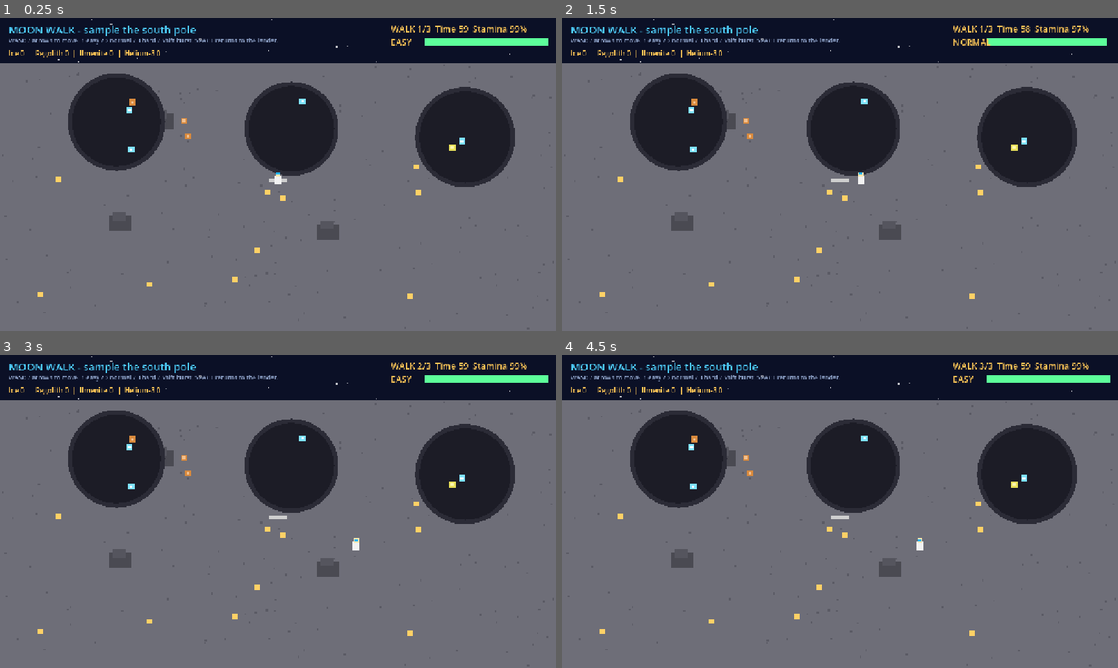
Above: before the commit, frames 1-4 (two rows, left to right).
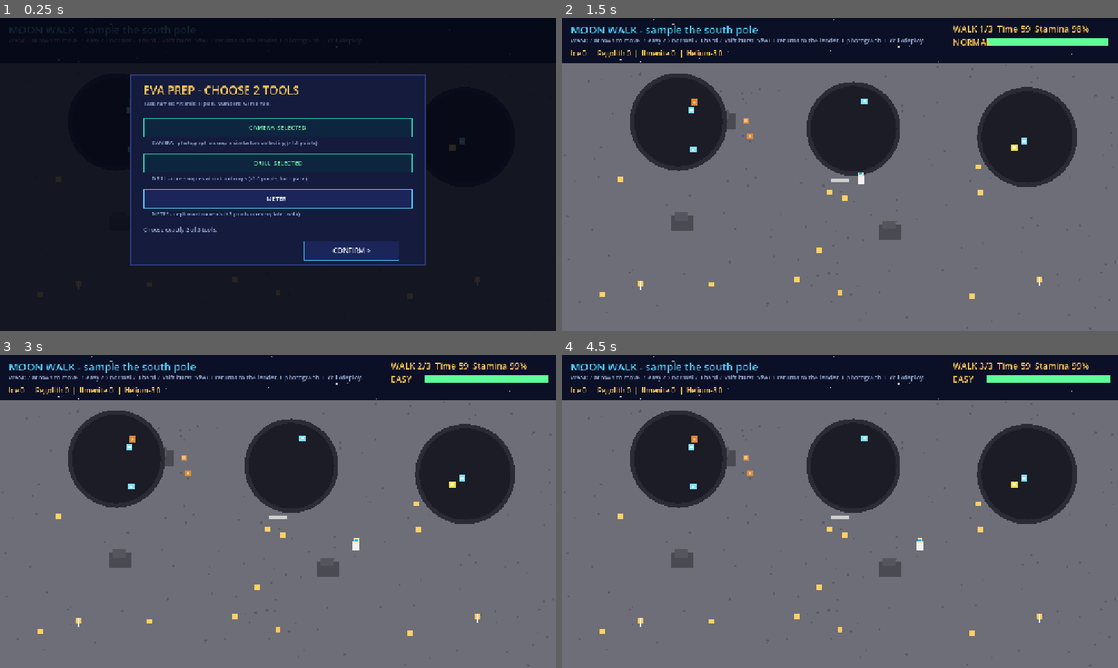
Above: after the commit, the same moments.

Repository: naphatfourt53-crypto/OG-frontier
Game: Godot game, scene res://scenes/explore.tscn
Two runs of this game, one before a commit and one after it. Both use one fixed random seed, a clock stepped at 60 frames per second and the inputs below. This scene is started directly instead of the project's main scene. Sound files missing from this copy of the repository are replaced by a short silence.
Inputs (mouse positions are in pixels of both pictures, inside the frame that each line leads up to):
- Up to frame 1 (0.25 s): no input
- Up to frame 2 (1.5 s): click (912, 249) at 0.5 s, where only the run after the commit has a clickable "CONFIRM >"; tap Enter (ui_accept) at 1.25 s; move the mouse to (962, 158) at 1.27 s; hold D from 1.28 s (still down); hold E from 1.28 s (still down); click (962, 158) at 1.42 s
- Up to frame 3 (3 s): tap Enter (ui_accept) at 1.52, 2.27 s; tap F at 1.55, 2.1 s; move the mouse to (166, 527) at 2.02 s; release D at 2.03 s; release E at 2.03 s; hold S 2.03-2.75 s; click (166, 527) at 2.17 s; tap Space at 2.3 s; click "NEXT WALK 2/3 >" at 2.75 s
- Up to frame 4 (4.5 s): tap Enter (ui_accept) at 3.5 s; move the mouse to (895, 442) at 3.52 s; hold D 3.53-4.25 s; hold Space 3.53-4.25 s; click (895, 442) at 3.67 s; tap E at 3.8 s; click "NEXT WALK 3/3 >" at 4.25 s

The runs differ from the first frame. In frame 1, 77% of the frame differs, in the area x 0-100%, y 0-100%; in frame 2, 0.2%; in frame 3, 0.2%; in frame 4, 0.2%.

Commit message:
feat(eva): T18 document/core/deploy tasks, sample mass, jettison panel
- prep panel before walk 1: pick 2 of 3 tools (camera/drill/meter)
- F near a sample photographs it (hold 2 s) -> x1.5 points on pickup
- E at an outcrop drills a core (hold 5 s, hard pace) -> 2x regolith pts
- E at a deploy site places an instrument (hold 4 s) -> +3 pts on every
  later walk; sites and drill marks drawn on the surface
- sample mass = pieces x sample_kg_per_piece (5 kg, game rule) enters
  dry mass via finish_explore before the return burn
- jettison panel after walk 3 drops whole resource types (loses points)
- report lists samples returned, instrument deploys, points by walk
- screenshots 22_rest_panel + 23_prep_panel (23 shots total)

Diff:
--- a/data/activities.json
+++ b/data/activities.json
@@ -38,11 +38,13 @@
         "deploy":   { "time_s": 4, "points_per_later_eva": 3 }
       },
       "rover": { "key": "R", "speed_multiplier": 2.0, "battery_s": 45, "blocked_in_craters": true },
-      "sample_return_mass_penalty": true
+      "sample_return_mass_penalty": true,
+      "sample_kg_per_piece": 5.0
     }
   },
   "tags": {
     "real_basis": "real",
-    "game": "game"
+    "game": "game",
+    "game.surface.sample_kg_per_piece": "game"
   }
 }
--- a/scripts/explore.gd
+++ b/scripts/explore.gd
@@ -30,6 +30,22 @@
 var total_btu: float = 0.0
 var _life_name: String = "Open-loop"
 var _time_mult: float = 1.0
+# T18 surface tasks
+var in_prep: bool = false
+var tools: Array = ["camera", "drill"]
+var hold_kind: String = ""
+var task_hold: float = 0.0
+var hold_idx: int = -1
+var core_done: Array = []
+var deploy_sites: Array = []
+var deploy_used: Array = []
+var deployed_count: int = 0
+var jettison_open: bool = false
+var keep_flags: Dictionary = {"ice": true, "regolith": true, "ilmenite": true, "helium3": true}
+var _final_reason: String = "The EVA clock ran out."
+
+const DOC_RANGE := 40.0
+const TASK_RANGE := 60.0
 
 const GROUND_TOP := 104.0
 const SPEED := 240.0
@@ -67,14 +83,151 @@
 	overlay.mouse_filter = Control.MOUSE_FILTER_IGNORE
 	add_child(overlay)
 	Pix.lbl(ui, "MOON WALK - sample the south pole", Vector2(20, 10), Vector2(700, 32), 24, Pix.EDGE)
-	Pix.lbl(ui, "WASD / arrows to move. 1 easy / 2 normal / 3 hard / Shift burst. SPACE returns to the lander.",
-		Vector2(20, 42), Vector2(900, 22), 14, Pix.DIM)
+	Pix.lbl(ui, "WASD / arrows to move. 1 easy / 2 normal / 3 hard / Shift burst. SPACE returns to the lander. F photograph  E drill/deploy.",
+		Vector2(20, 42), Vector2(1100, 22), 14, Pix.DIM)
 	count_label = Pix.lbl(ui, "", Vector2(20, 70), Vector2(760, 24), 16, Pix.WARN)
 	hud_label = Pix.lbl(ui, "", Vector2(900, 10), Vector2(360, 28), 20, Pix.WARN)
 	hud_label.mouse_filter = Control.MOUSE_FILTER_STOP  # so the tooltip can show
 	hud_label.tooltip_text = "Game model. Burn rates come from Apollo and ISS suit data; capacity tiers above Open-loop are game values."
 	info = Pix.lbl(ui, "", Vector2(760, 66), Vector2(500, 30), 14, Pix.DIM)
+	deploy_sites = [Vector2(180, 620), Vector2(640, 640), Vector2(1100, 610)]
+	_show_prep_panel()
+
+# ---------- T18 surface tasks ----------
+
+func _show_prep_panel() -> void:
+	in_prep = true
+	done = true  # freeze the walk behind the panel
+	Pix.clear(overlay)
+	var dim := ColorRect.new()
+	dim.color = Color(0.02, 0.03, 0.08, 0.86)
+	dim.position = Vector2.ZERO
+	dim.size = Vector2(1280, 720)
+	dim.mouse_filter = Control.MOUSE_FILTER_STOP
+	overlay.add_child(dim)
+	Pix.panel(overlay, Vector2(300, 130), Vector2(680, 440))
+	Pix.lbl(overlay, "EVA PREP - CHOOSE 2 TOOLS", Vector2(330, 148), Vector2(620, 36), 26, Pix.WARN)
+	Pix.lbl(overlay, "Task names: Artemis III plan. Numbers: Game rule.", Vector2(330, 188), Vector2(620, 22), 12, Pix.DIM)
+	var descs := {
+		"camera": "CAMERA - photograph a sample site before collecting (x1.5 points)",
+		"drill": "DRILL - core samples at rock outcrops (x2.0 points, hard pace)",
+		"meter": "METER - deploy instruments (+3 points on every later walk)"
+	}
+	var y := 230.0
+	for tool in ["camera", "drill", "meter"]:
+		var t: String = tool
+		var b := Pix.btn(overlay, "%s  %s" % [t.to_upper(), "SELECTED" if t in tools else ""],
+			Vector2(330, y), Vector2(620, 44), func(): _toggle_tool(t))
+		b.add_theme_font_size_override("font_size", 14)
+		if t in tools:
+			b.modulate = Color(0.5, 1.0, 0.7)
+		Pix.lbl(overlay, String(descs[t]), Vector2(350, y + 48), Vector2(580, 20), 12, Pix.DIM)
+		y += 82.0
+	Pix.lbl(overlay, "Choose exactly 2 of 3 tools.", Vector2(330, 478), Vector2(620, 20), 13, Pix.DIM)
+	Pix.btn(overlay, "CONFIRM >", Vector2(700, 512), Vector2(220, 46), confirm_prep)
+
+func _toggle_tool(t: String) -> void:
+	if t in tools:
+		if tools.size() > 1:
+			tools.erase(t)
+	elif tools.size() < 2:
+		tools.append(t)
+	_show_prep_panel()
+
+func confirm_prep() -> void:
+	if tools.size() != 2:
+		return
+	in_prep = false
+	Pix.clear(overlay)
 	begin_walk()
+
+func _nearest_item(radius: float) -> int:
+	var best := -1
+	var best_d := radius
+	for i in items.size():
+		var it: Dictionary = items[i]
+		if pl.distance_to(it["pos"]) < best_d:
+			best_d = pl.distance_to(it["pos"])
+			best = i
+	return best
+
+func _nearest_outcrop(radius: float) -> int:
+	var best := -1
+	var best_d := radius
+	for i in outcrops.size():
+		if i in core_done:
+			continue
+		if pl.distance_to(outcrops[i]) < best_d:
+			best_d = pl.distance_to(outcrops[i])
+			best = i
+	return best
+
+func _nearest_deploy_site(radius: float) -> int:
+	var best := -1
+	var best_d := radius
+	for i in deploy_sites.size():
+		if i in deploy_used:
+			continue
+		if pl.distance_to(deploy_sites[i]) < best_d:
+			best_d = pl.distance_to(deploy_sites[i])
+			best = i
+	return best
+
+func _task_seconds(kind: String) -> float:
+	return float(GameState.activities()["game"]["surface"]["tasks"][kind]["time_s"])
+
+func _start_hold(kind: String, idx: int) -> void:
+	hold_kind = kind
+	hold_idx = idx
+	task_hold = 0.0
+
+func _process_hold(delta: float) -> void:
+	task_hold += delta
+	var pace := "hard" if hold_kind == "core" else "easy"
+	var applied := suit.step(delta, pace, false)
+	hud_label.text = "WALK %d/%d  Time %02d  Stamina %d%%  %s" % [
+		walk_idx, walks_total, int(maxf(0.0, t_left)), int(suit.fraction() * 100.0), String(applied).to_upper()]
+	var label: String = {"document": "Photographing", "core": "Drilling core", "deploy": "Deploying"}.get(hold_kind, "Working")
+	info.text = "%s... %d%%" % [label, int(minf(1.0, task_hold / _task_seconds(hold_kind)) * 100.0)]
+	if task_hold >= _task_seconds(hold_kind):
+		_complete_hold()
+
+func _complete_hold() -> void:
+	match hold_kind:
+		"document":
+			if hold_idx >= 0 and hold_idx < items.size():
+				items[hold_idx]["documented"] = true
+				info.text = "Sample site photographed. Collect it for x1.5 points."
+		"core":
+			if hold_idx >= 0 and hold_idx < outcrops.size() and not (hold_idx in core_done):
+				core_done.append(hold_idx)
+				var bonus := 2.0 * float(res["regolith"]["pts"])
+				points += bonus
+				info.text = "Core sample drilled: +%d pts." % int(bonus)
+		"deploy":
+			if hold_idx >= 0 and hold_idx < deploy_sites.size() and not (hold_idx in deploy_used):
+				deploy_used.append(hold_idx)
+				deployed_count += 1
+				info.text = "Instrument deployed. +3 pts on every later walk."
+	hold_kind = ""
+	task_hold = 0.0
+	hold_idx = -1
+
+func _check_hold_keys() -> void:
+	if Input.is_key_pressed(KEY_E):
+		var site := _nearest_deploy_site(TASK_RANGE)
+		if site >= 0:
+			_start_hold("deploy", site)
+			return
+		var outcrop := _nearest_outcrop(TASK_RANGE)
+		if outcrop >= 0 and "drill" in tools:
+			_start_hold("core", outcrop)
+			return
+	if Input.is_key_pressed(KEY_F):
+		if "camera" in tools:
+			var it := _nearest_item(DOC_RANGE)
+			if it >= 0 and not bool(items[it].get("documented", false)):
+				_start_hold("document", it)
 
 # ---------- T18 walk lifecycle ----------
 
@@ -83,9 +236,16 @@
 	in_rest = false
 	in_final = false
 	done = false
+	jettison_open = false
 	Pix.clear(overlay)
+	core_done.clear()
 	t_left = GameState.eva_seconds * _time_mult
 	t_total = t_left
+	if walk_idx > 1:
+		var bonus := deployed_count * int(GameState.activities()["game"]["surface"]["tasks"]["deploy"]["points_per_later_eva"])
+		points += float(bonus)
+		if bonus > 0:
+			info.text = "Deployed instruments: +%d pts this walk." % bonus
 	_walk_start_pts = points
 	suit = Stamina.create(_life_name, GameState.has_module("exercise"), GameState.stamina_capacity_mult())
 
@@ -93,10 +253,14 @@
 	if done:
 		return
 	done = true
+	hold_kind = ""
+	task_hold = 0.0
+	hold_idx = -1
 	var elapsed := clampf(t_total - maxf(0.0, t_left), 0.0, t_total)
 	total_elapsed += elapsed
 	total_btu += suit.capacity_btu - suit.energy_btu
 	walk_points.append(points - _walk_start_pts)
+	_final_reason = reason
 	if walk_idx < walks_total:
 		_show_rest_panel(reason)
 	else:
@@ -146,9 +310,64 @@
 		Pix.lbl(overlay, "%s  x%d  = %d pts" % [String(res[k]["name"]), int(counts.get(k, 0)), int(counts.get(k, 0)) * int(res[k]["pts"])],
 			Vector2(370, y), Vector2(300, 22), 15, Pix.DIM)
 		y += 22.0
-	Pix.btn(overlay, "BACK TO SHIP >", Vector2(370, 448), Vector2(260, 50), func():
-		GameState.finish_explore(points, counts, total_btu, food_kcal, total_elapsed, 0.0, walk_points.duplicate(), 0)
+	Pix.lbl(overlay, "Samples: %d pieces (%.0f kg). Mass counts against the return burn." % [_piece_total(), _sample_kg()],
+		Vector2(370, 396), Vector2(540, 22), 14, Pix.DIM)
+	Pix.btn(overlay, "JETTISON SAMPLES", Vector2(370, 448), Vector2(250, 50), func(): _show_jettison())
+	Pix.btn(overlay, "BACK TO SHIP >", Vector2(640, 448), Vector2(210, 50), func():
+		GameState.finish_explore(points, counts, total_btu, food_kcal, total_elapsed, _sample_kg(), walk_points.duplicate(), deployed_count)
 		go("flight"))
+
+func _piece_total() -> int:
+	var total := 0
+	for k in counts:
+		total += int(counts[k])
+	return total
+
+func _sample_kg() -> float:
+	return float(_piece_total()) * float(GameState.activities()["game"]["surface"].get("sample_kg_per_piece", 5.0))
+
+func _show_jettison() -> void:
+	jettison_open = true
+	Pix.clear(overlay)
+	var dim := ColorRect.new()
+	dim.color = Color(0.02, 0.03, 0.08, 0.86)
+	dim.position = Vector2.ZERO
+	dim.size = Vector2(1280, 720)
+	dim.mouse_filter = Control.MOUSE_FILTER_STOP
+	overlay.add_child(dim)
+	Pix.panel(overlay, Vector2(320, 130), Vector2(640, 460))
+	Pix.lbl(overlay, "JETTISON SAMPLES", Vector2(350, 148), Vector2(580, 36), 26, Pix.WARN)
+	Pix.lbl(overlay, "Lighter is safer, but dropped samples lose their science. Real basis: Apollo 17 returned 110.4 kg.",
+		Vector2(350, 190), Vector2(580, 30), 13, Pix.DIM)
+	var y := 240.0
+	var any := false
+	for k in ["ice", "regolith", "ilmenite", "helium3"]:
+		if int(counts.get(k, 0)) <= 0:
+			continue
+		any = true
+		var kk: String = k
+		var b := Pix.btn(overlay, "%s x%d: %s" % [String(res[k]["name"]), int(counts[k]), "KEEP" if bool(keep_flags[k]) else "DROP"],
+			Vector2(350, y), Vector2(580, 44), func(): _toggle_keep(kk))
+		if not bool(keep_flags[kk]):
+			b.modulate = Color(1.0, 0.5, 0.5)
+		y += 52.0
+	if not any:
+		Pix.lbl(overlay, "No samples on board.", Vector2(350, y), Vector2(580, 24), 14, Pix.DIM)
+		y += 40.0
+	Pix.btn(overlay, "DONE", Vector2(700, 516), Vector2(200, 46), func():
+		_apply_jettison())
+
+func _toggle_keep(k: String) -> void:
+	keep_flags[k] = not bool(keep_flags[k])
+	_show_jettison()
+
+func _apply_jettison() -> void:
+	for k in keep_flags:
+		if not bool(keep_flags[k]) and int(counts.get(k, 0)) > 0:
+			points -= float(counts[k]) * float(res[k]["pts"])
+			counts[k] = 0
+	jettison_open = false
+	_show_final_panel(_final_reason)
 
 func _spawn(rng: RandomNumberGenerator) -> void:
 	# Ice: inside craters.
@@ -171,7 +390,7 @@
 		items.append(_item("regolith", p))
 
 func _item(type: String, p: Vector2) -> Dictionary:
-	return {"type": type, "pos": p, "pts": float(res[type]["pts"]), "slow": type == "ice" or type == "helium3"}
+	return {"type": type, "pos": p, "pts": float(res[type]["pts"]), "slow": type == "ice" or type == "helium3", "documented": false}
 
 func _in_crater_point(rng: RandomNumberGenerator) -> Vector2:
 	var c: Dictionary = craters[rng.randi() % craters.size()]
@@ -192,6 +411,19 @@
 	if done:
 		return
 	t_left -= delta
+	if hold_kind != "":
+		_process_hold(delta)
+	else:
+		_process_movement(delta)
+	if suit.is_empty():
+		end_walk("The suit ran out of energy. The crew had to stop.")
+	elif t_left <= 0.0:
+		end_walk("The EVA clock ran out.")
+	elif Input.is_key_pressed(KEY_SPACE):
+		end_walk("The crew returned to the lander early.")
+	queue_redraw()
+
+func _process_movement(delta: float) -> void:
 	var dir := Vector2.ZERO
 	if Input.is_key_pressed(KEY_A) or Input.is_key_pressed(KEY_LEFT):
 		dir.x -= 1
@@ -218,23 +450,19 @@
 	for it in items.duplicate():
 		if pl.distance_to(it["pos"]) < PICKUP:
 			items.erase(it)
-			points += float(it["pts"])
+			var mult := 1.5 if bool(it.get("documented", false)) else 1.0
+			var gained := float(it["pts"]) * mult
+			points += gained
 			counts[it["type"]] += 1
 			Sfx.play("pickup")
-			info.text = "%s  +%d pts" % [String(res[it["type"]]["name"]), int(it["pts"])]
+			info.text = "%s  +%.0f pts%s" % [String(res[it["type"]]["name"]), gained, "  (photographed x1.5)" if mult > 1.0 else ""]
+	_check_hold_keys()
 	var reserve: bool = suit.in_reserve()
 	hud_label.text = "WALK %d/%d  Time %02d  Stamina %d%%  %s%s" % [
 		walk_idx, walks_total, int(maxf(0.0, t_left)), int(suit.fraction() * 100.0), String(applied).to_upper(),
 		"  RESERVE" if reserve else ""]
 	hud_label.add_theme_color_override("font_color", Pix.BAD if reserve else Pix.WARN)
 	count_label.text = _counts_text()
-	if suit.is_empty():
-		end_walk("The suit ran out of energy. The crew had to stop.")
-	elif t_left <= 0.0:
-		end_walk("The EVA clock ran out.")
-	elif Input.is_key_pressed(KEY_SPACE):
-		end_walk("The crew returned to the lander early.")
-	queue_redraw()
 
 func _counts_text() -> String:
 	var parts: Array = []
@@ -274,6 +502,18 @@
 	draw_rect(Rect2(pl.x - 8, pl.y - 18, 16, 20), Color("f2f2f2"))
 	draw_rect(Rect2(pl.x - 6, pl.y - 26, 12, 10), Color("ffe8b0"))
 	draw_rect(Rect2(pl.x - 4, pl.y - 24, 8, 5), Color("1fb6ff"))
+	# T18: deploy sites (posts) and drilled outcrops
+	for i in deploy_sites.size():
+		var s: Vector2 = deploy_sites[i]
+		var used := i in deploy_used
+		draw_rect(Rect2(s.x - 6, s.y - 14, 12, 12), Pix.GOOD if used else Pix.WARN)
+		draw_rect(Rect2(s.x - 1, s.y - 14, 2, 20), Color("e8f1ff"))
+	for oi in core_done:
+		draw_circle(outcrops[oi], 9, Color("d98a3d"))
+	# documented marker (small ring above the sample)
+	for it in items:
+		if bool(it.get("documented", false)):
+			draw_circle(Vector2(it["pos"].x, it["pos"].y - 16), 5, Color("7fe3ff"))
 	# suit stamina bar (top right, under the clock)
 	if suit != null:
 		var f := clampf(suit.fraction(), 0.0, 1.0)
--- a/scripts/report.gd
+++ b/scripts/report.gd
@@ -60,6 +60,18 @@
 	for t in sup:
 		Pix.lbl(self, t, Vector2(654, sy), Vector2(590, 18), 12, Pix.DIM)
 		sy += 18.0
+	# T18: samples returned, instrument deploys, points per walk
+	var walks: Array = r.get("walks_log", [])
+	if not walks.is_empty():
+		var wtxt := "Points by walk: "
+		for i in walks.size():
+			wtxt += str(int(walks[i])) + ("  |  " if i < walks.size() - 1 else "")
+		Pix.lbl(self, wtxt, Vector2(654, sy), Vector2(590, 18), 12, Pix.DIM)
+		sy += 18.0
+	Pix.lbl(self, "Samples returned: %.0f kg (%d pieces)  |  Instruments deployed: %d" % [
+		float(r.get("sample_kg", 0.0)), _piece_count(r), int(r.get("deploys", 0))],
+		Vector2(654, sy), Vector2(590, 18), 12, Pix.DIM)
+	sy += 18.0
 	# moon samples collected during the EVA
 	Pix.lbl(self, _samples_text(r), Vector2(20, 506), Vector2(1240, 44), 15, Pix.TEXT)
 	# decisions + score
@@ -101,3 +113,10 @@
 		total += pts
 		parts.append("%s x%d = %d" % [res[k]["name"], n, pts])
 	return "MOON SAMPLES (%d s EVA):  %s  |  total %d pts" % [int(float(r.get("eva_time", GameState.eva_seconds))), "  |  ".join(PackedStringArray(parts)), total]
+
+func _piece_count(r: Dictionary) -> int:
+	var counts: Dictionary = r.get("explore_counts", {})
+	var total := 0
+	for k in counts:
+		total += int(counts[k])
+	return total
--- a/tests/smoke_test.gd
+++ b/tests/smoke_test.gd
@@ -299,6 +299,8 @@
 		var node: Node = packed.instantiate()
 		root.add_child(node)
 		_check(node.is_inside_tree(), "explore scene becomes ready")
+		_check(bool(node.get("in_prep")), "prep panel shows before the first walk")
+		node.call("confirm_prep")
 		var wi = node.get("walk_idx")
 		_check(wi != null and int(wi) == 1, "first walk starts at index 1 (got %s)" % str(wi))
 		_check(node.get("suit") != null, "a fresh suit exists for walk 1")
--- a/tools/screenshots.gd
+++ b/tools/screenshots.gd
@@ -95,7 +95,18 @@
 			break
 		if r.get("kind", "") == "end":
 			break
-	await _shot("08_explore", "explore")
+	var explore_node = await _open("explore")
+	explore_node.confirm_prep()
+	await _frames(2)
+	await _capture("08_explore")
+	explore_node.end_walk("screenshot: rest panel")
+	await _frames(2)
+	await _capture("22_rest_panel")
+	await _close(explore_node)
+	var explore_prep = await _open("explore")
+	await _frames(2)
+	await _capture("23_prep_panel")
+	await _close(explore_prep)
 	gs.finish_explore(70.0, {"ice": 2, "regolith": 5, "ilmenite": 1, "helium3": 0}, 5400.0, 1200.0, 75.0)
 	guard = 0
 	while guard < 40:
